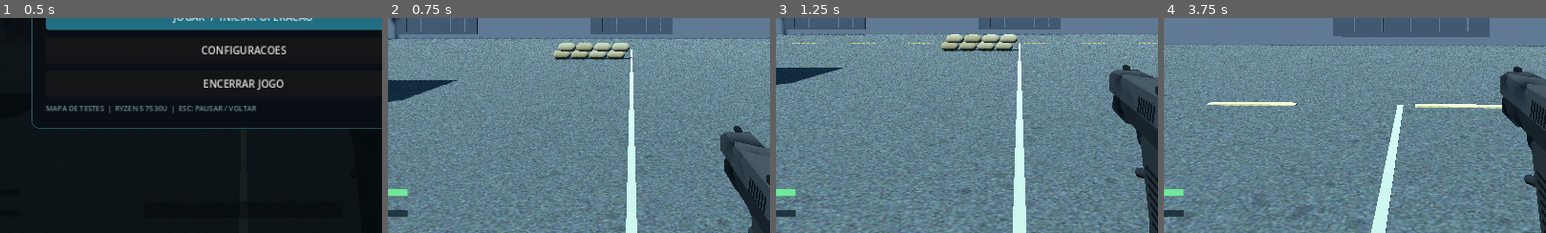
Above: before the commit, frames 1-4 (left to right).
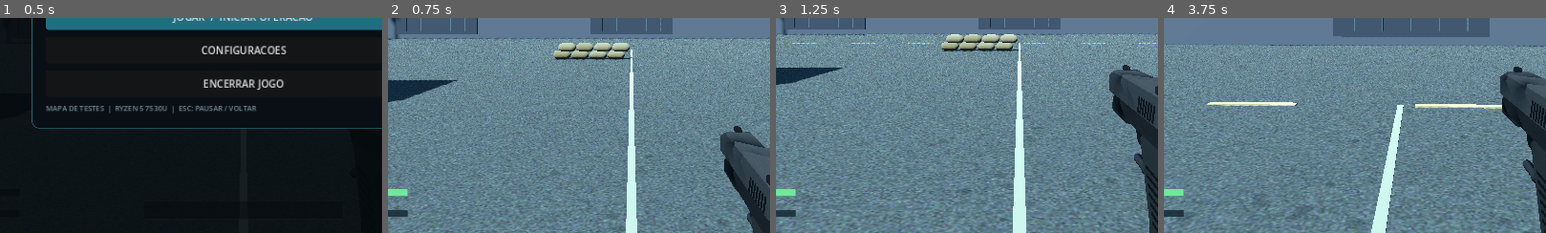
Above: after the commit, the same moments.

Repository: TPollTech/Frontline-Survival
Game: Godot game, scene res://scenes/main.tscn
Two runs of this game, one before a commit and one after it. Both use one fixed random seed, a clock stepped at 60 frames per second and the inputs below.
Inputs (mouse positions are % of the whole screen's width and height, from its top left):
- Up to frame 1 (0.5 s): no input
- Up to frame 2 (0.75 s): click "JOGAR / INICIAR OPERACAO" at 0.5 s
- Up to frame 3 (1.25 s): no input
- Up to frame 4 (3.75 s): tap Enter at 1.25, 1.35 s; move the mouse to (55, 50) at 1.27 s; hold W from 1.28 s (still down); click (55, 50) at 1.42 s; tap Space at 1.52, 2.27 s; move the mouse to (45, 50) at 2.02 s; tap Keypad Enter at 2.1 s; move the mouse to (52, 48) at 2.77 s; tap F at 2.85 s; move the mouse to (49, 52) at 3.52 s; tap 1 at 3.6 s; click (49, 52) at 3.67 s
The pictures show only the part of the screen within x 18-68%, y 50-100%; the shares and areas given below are measured in that part.

Frame 1 is identical in both runs. In frame 2, less than 0.1% of the frame differs, in the area x 94-96%, y 90-100%; in frame 3, 0.2%; in frame 4, 0.3%, in the area x 94-98%, y 65-79%.

Commit message:
feat(fps): articulate glove phalanges for trigger and reload grips
Replace decorative two-piece fingers with proximal/distal joint pivots, animate firing index finger, melee clench and support hand opening during magazine removal. Clean joint refs when switching weapons and add runtime plus Python regressions for all five classes. Visual Windows playtest still required.

Diff:
--- a/scripts/player.gd
+++ b/scripts/player.gd
@@ -91,6 +91,10 @@
 var trigger_wrist_joint: Node3D
 var support_elbow_joint: Node3D
 var support_wrist_joint: Node3D
+var trigger_finger_knuckles: Array[Node3D] = []
+var trigger_finger_tips: Array[Node3D] = []
+var support_finger_knuckles: Array[Node3D] = []
+var support_finger_tips: Array[Node3D] = []
 var arm_materials: Dictionary = {}
 var invulnerability_timer: float = 0.0
 var collider_node: CollisionShape3D
@@ -718,6 +722,10 @@
     trigger_wrist_joint = null
     support_elbow_joint = null
     support_wrist_joint = null
+    trigger_finger_knuckles.clear()
+    trigger_finger_tips.clear()
+    support_finger_knuckles.clear()
+    support_finger_tips.clear()
     # Scale/depth avoid placing long stocks behind the camera's near plane.
     viewmodel_scale = float({"pistol": 0.95, "smg": 0.84, "rifle": 0.78, "shotgun": 0.70, "lmg": 0.74}.get(weapon_id, 0.84))
     viewmodel_depth = float({"pistol": 0.0, "smg": -0.14, "rifle": -0.24, "shotgun": -0.24, "lmg": -0.24}.get(weapon_id, -0.14))
@@ -979,6 +987,23 @@
         support_wrist_joint.rotation.z = lerpf(support_wrist_joint.rotation.z,
             0.13 * mag_out - 0.07 * reload_tilt + 0.08 * sprint_ease,
             minf(1.0, delta * 16.0))
+    # Curl the trigger finger separately; clench the rest of the glove during
+    # melee. Support fingers open around the magazine and close on return.
+    for finger in range(trigger_finger_knuckles.size()):
+        var press: float = 0.24 * visual_shot if finger == 1 else 0.0
+        trigger_finger_knuckles[finger].rotation.x = lerpf(
+            trigger_finger_knuckles[finger].rotation.x,
+            0.20 + press + 0.18 * melee_punch, minf(1.0, delta * 14.0))
+        trigger_finger_tips[finger].rotation.x = lerpf(
+            trigger_finger_tips[finger].rotation.x,
+            0.30 + press * 0.8 + 0.22 * melee_punch, minf(1.0, delta * 14.0))
+    for finger in range(support_finger_knuckles.size()):
+        support_finger_knuckles[finger].rotation.x = lerpf(
+            support_finger_knuckles[finger].rotation.x,
+            0.22 - 0.18 * mag_out + 0.12 * melee_punch, minf(1.0, delta * 14.0))
+        support_finger_tips[finger].rotation.x = lerpf(
+            support_finger_tips[finger].rotation.x,
+            0.32 - 0.24 * mag_out + 0.15 * melee_punch, minf(1.0, delta * 14.0))
 
 func _arm_piece(shape: Mesh, at: Vector3, tint: Color, rotation: Vector3 = Vector3.ZERO) -> MeshInstance3D:
     var part := MeshInstance3D.new()
@@ -1055,8 +1080,27 @@
         var knuckle := palm_location + Vector3(x, -0.006, -0.067)
         var middle := knuckle + Vector3(x * 0.06, -0.034, -0.055 * length_scale)
         var fingertip := middle + Vector3(x * 0.03, -0.022, -0.057 * length_scale)
-        _arm_capsule_link(knuckle, middle, 0.016, glove, "Finger%dProximal" % finger)
-        _arm_capsule_link(middle, fingertip, 0.013, glove, "Finger%dDistal" % finger)
+        # Each phalanx has a real pivot: the original two static meshes could
+        # not open for a reload or bend around the trigger.
+        var knuckle_joint := Node3D.new()
+        knuckle_joint.name = "Finger%dJoint" % finger
+        knuckle_joint.position = knuckle
+        wrist_joint.add_child(knuckle_joint)
+        active_arm_parent = knuckle_joint
+        _arm_capsule_link(Vector3.ZERO, middle - knuckle, 0.016, glove, "Finger%dProximal" % finger)
+        var tip_joint := Node3D.new()
+        tip_joint.name = "Finger%dTipJoint" % finger
+        tip_joint.position = middle - knuckle
+        knuckle_joint.add_child(tip_joint)
+        active_arm_parent = tip_joint
+        _arm_capsule_link(Vector3.ZERO, fingertip - middle, 0.013, glove, "Finger%dDistal" % finger)
+        if trigger_hand:
+            trigger_finger_knuckles.append(knuckle_joint)
+            trigger_finger_tips.append(tip_joint)
+        else:
+            support_finger_knuckles.append(knuckle_joint)
+            support_finger_tips.append(tip_joint)
+        active_arm_parent = wrist_joint
     var side: float = 1.0 if trigger_hand else -1.0
     var thumb_root := palm_location + Vector3(side * 0.046, 0.015, 0.014)
     var thumb_bend := thumb_root + Vector3(side * 0.038, -0.034, -0.040)
--- a/tests/runtime_wave_qa.gd
+++ b/tests/runtime_wave_qa.gd
@@ -657,8 +657,8 @@
             "trigger arm hierarchy is incomplete for " + gun_id)
         if wrist_joint != null:
             _expect(wrist_joint.get_node_or_null("Palm") != null
-                and wrist_joint.get_node_or_null("Finger0Proximal") != null
-                and wrist_joint.get_node_or_null("Finger0Distal") != null
+                and wrist_joint.get_node_or_null("Finger0Joint/Finger0Proximal") != null
+                and wrist_joint.get_node_or_null("Finger0Joint/Finger0TipJoint/Finger0Distal") != null
                 and wrist_joint.get_node_or_null("ThumbDistal") != null,
                 "gloved fingers/knuckles are incomplete for " + gun_id)
         if gun_id != "pistol":
@@ -678,6 +678,46 @@
         game.player._animate_viewmodel(0.25, 0.0)
         _expect(absf(game.player.trigger_elbow_joint.rotation.x) < 0.015,
             "trigger elbow must return to neutral without animation drift for " + gun_id)
+    # Hinged glove fingers: every weapon has four trigger-side pairs.
+    # Only long guns expose the support hand. A rifle mag change opens its
+    # fingers, and releasing the magazine closes the grip again.
+    for finger_gun: String in ["pistol", "smg", "rifle", "shotgun", "lmg"]:
+        game.player.equip(finger_gun)
+        _expect(game.player.trigger_finger_knuckles.size() == 4
+            and game.player.trigger_finger_tips.size() == 4,
+            "trigger glove joints missing for " + finger_gun)
+        _expect(game.player.support_finger_knuckles.size() == (0 if finger_gun == "pistol" else 4),
+            "support glove joints missing or leaking after swap " + finger_gun)
+        game.player.reloading = false
+        game.player.equip_anim_timer = 0.0
+        game.player.shot_anim = 0.0
+        game.player._animate_viewmodel(0.25, 0.0)
+        var trigger_rest: float = game.player.trigger_finger_knuckles[1].rotation.x
+        game.player.shot_anim = 1.0
+        game.player._animate_viewmodel(0.25, 0.0)
+        _expect(game.player.trigger_finger_knuckles[1].rotation.x > trigger_rest + 0.15,
+            "index finger must curl when firing " + finger_gun)
+        game.player.shot_anim = 0.0
+        game.player._animate_viewmodel(0.25, 0.0)
+        _expect(absf(game.player.trigger_finger_knuckles[1].rotation.x - trigger_rest) < 0.015,
+            "index finger must relax after firing " + finger_gun)
+    game.player.equip("rifle")
+    game.player.shot_anim = 0.0
+    game.player.reloading = false
+    game.player._animate_viewmodel(0.25, 0.0)
+    var support_rest: float = game.player.support_finger_knuckles[1].rotation.x
+    var support_tip_rest: float = game.player.support_finger_tips[1].rotation.x
+    game.player.reloading = true
+    game.player.reload_elapsed = float(reload_specs["rifle"]["reload"]) * 0.45
+    game.player._animate_viewmodel(0.25, 0.0)
+    _expect(game.player.support_finger_knuckles[1].rotation.x < support_rest - 0.12
+        and game.player.support_finger_tips[1].rotation.x < support_tip_rest - 0.15,
+        "support fingers must open to release the rifle magazine")
+    game.player.reloading = false
+    game.player.reload_elapsed = 0.0
+    game.player._animate_viewmodel(0.25, 0.0)
+    _expect(absf(game.player.support_finger_knuckles[1].rotation.x - support_rest) < 0.015,
+        "support fingers must close after reloading")
     # Recoil is visually distinct by weapon class without modifying combat damage.
     var observed_visual_kick: Dictionary = {}
     for recoil_gun: String in ["smg", "pistol", "rifle", "lmg", "shotgun"]:
Not shown, changed: ROADMAP.md
Not shown, changed: docs/CHANGELOG.md
